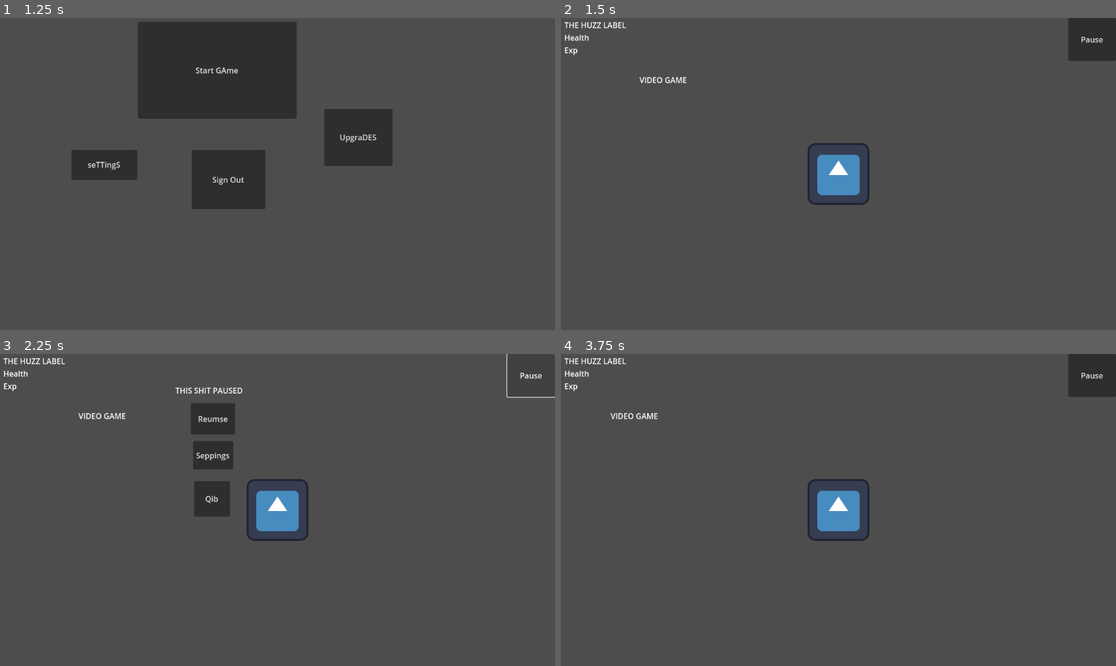
Above: before the commit, frames 1-4 (two rows, left to right).
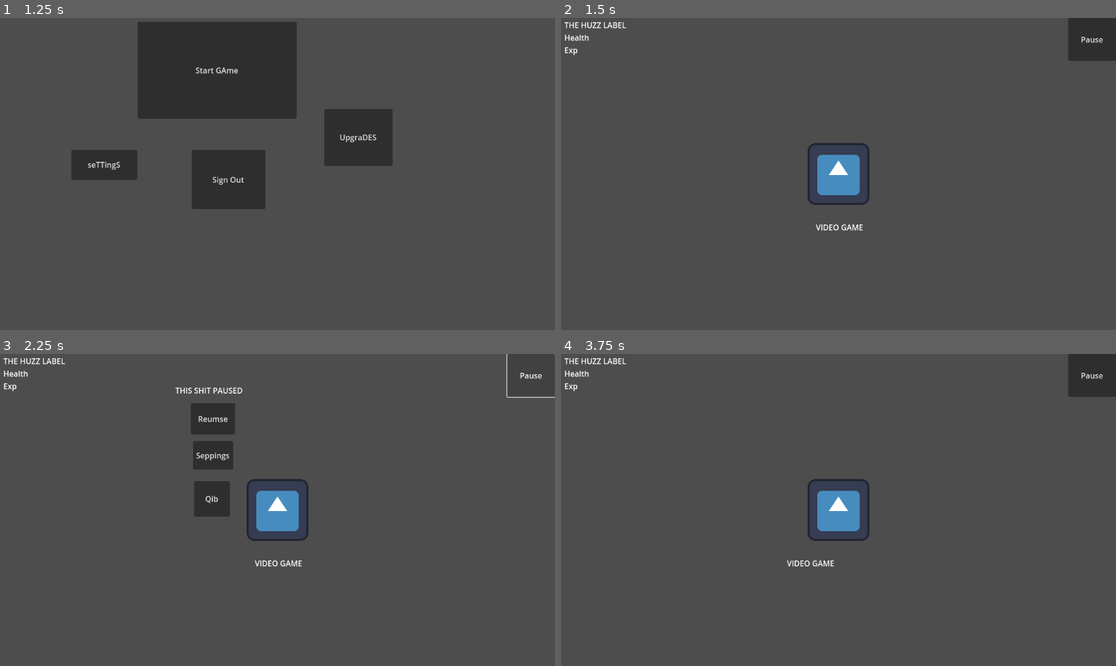
Above: after the commit, the same moments.

Repository: BransonClendenen/3390Project3
Game: Godot game, scene res://Scenes/Game/Root.tscn
Same seed, same stepped clock (60 frames per second), same inputs: the game is played once before the commit and once after it. The engine's default icon, where the game draws it, is replaced by a stand-in: a white triangle on a blue panel in a dark square.
Inputs:
- Up to frame 1 (1.25 s): click "Create Account" at 0.5 s
- Up to frame 2 (1.5 s): click "Start GAme" at 1.25 s
- Up to frame 3 (2.25 s): click "Pause" at 2 s
- Up to frame 4 (3.75 s): click "Reumse" at 2.75 s; tap Enter at 3.5 s; hold D (move_right) from 3.53 s (still down)

Frame 1 is identical in both runs. In frame 2, 0.2% of the frame differs, in the area x 14-55%, y 18-69%; in frame 3, 0.2%; in frame 4, 0.2%.

Commit message:
Added Map Borders

Diff:
--- a/3390project3/Scenes/Game/Game.tscn
+++ b/3390project3/Scenes/Game/Game.tscn
@@ -1,18 +1,84 @@
-[gd_scene load_steps=2 format=3 uid="uid://duenb7yasxax"]
+[gd_scene load_steps=6 format=3 uid="uid://duenb7yasxax"]
 
 [ext_resource type="PackedScene" uid="uid://c3bkcex6dxlrm" path="res://Scenes/Objects/player.tscn" id="1_rdw05"]
+
+[sub_resource type="WorldBoundaryShape2D" id="WorldBoundaryShape2D_rdw05"]
+normal = Vector2(0, 1)
+
+[sub_resource type="WorldBoundaryShape2D" id="WorldBoundaryShape2D_gwu2e"]
+
+[sub_resource type="WorldBoundaryShape2D" id="WorldBoundaryShape2D_xbxml"]
+
+[sub_resource type="WorldBoundaryShape2D" id="WorldBoundaryShape2D_ln2h6"]
 
 [node name="Game" type="Node2D"]
 
 [node name="Label" type="Label" parent="."]
-offset_left = 58.0
-offset_top = 41.0
-offset_right = 157.0
-offset_bottom = 90.0
+offset_left = -47.0
+offset_top = 99.0
+offset_right = 52.0
+offset_bottom = 148.0
 text = "VIDEO GAME
 "
 
+[node name="Wall" type="Label" parent="."]
+offset_left = -60.0
+offset_top = 1461.0
+offset_right = 128.0
+offset_bottom = 1536.0
+text = "wallwallwallwallwallwall
+
+"
+
+[node name="Wall2" type="Label" parent="."]
+offset_left = -1512.0
+offset_top = 79.0
+offset_right = -1324.0
+offset_bottom = 154.0
+rotation = -1.5707964
+text = "wallwallwallwallwallwall
+
+"
+
+[node name="Wall4" type="Label" parent="."]
+offset_left = 1508.0
+offset_top = -99.0
+offset_right = 1696.0
+offset_bottom = -24.0
+rotation = 1.5707964
+text = "wallwallwallwallwallwall
+
+"
+
+[node name="Wall3" type="Label" parent="."]
+offset_left = -130.0
+offset_top = -1525.0
+offset_right = 58.0
+offset_bottom = -1450.0
+text = "wallwallwallwallwallwall
+
+"
+
 [node name="Player" parent="." instance=ExtResource("1_rdw05")]
-position = Vector2(471, 248)
 
 [node name="Camera2D" type="Camera2D" parent="Player"]
+
+[node name="Walls" type="StaticBody2D" parent="."]
+
+[node name="TopWall" type="CollisionShape2D" parent="Walls"]
+position = Vector2(0, -1500)
+shape = SubResource("WorldBoundaryShape2D_rdw05")
+
+[node name="LeftWall" type="CollisionShape2D" parent="Walls"]
+position = Vector2(-1500, 0)
+rotation = 1.5707964
+shape = SubResource("WorldBoundaryShape2D_gwu2e")
+
+[node name="RightWall" type="CollisionShape2D" parent="Walls"]
+position = Vector2(1500, 0)
+rotation = -1.5707964
+shape = SubResource("WorldBoundaryShape2D_xbxml")
+
+[node name="BottomWall" type="CollisionShape2D" parent="Walls"]
+position = Vector2(0, 1500)
+shape = SubResource("WorldBoundaryShape2D_ln2h6")
